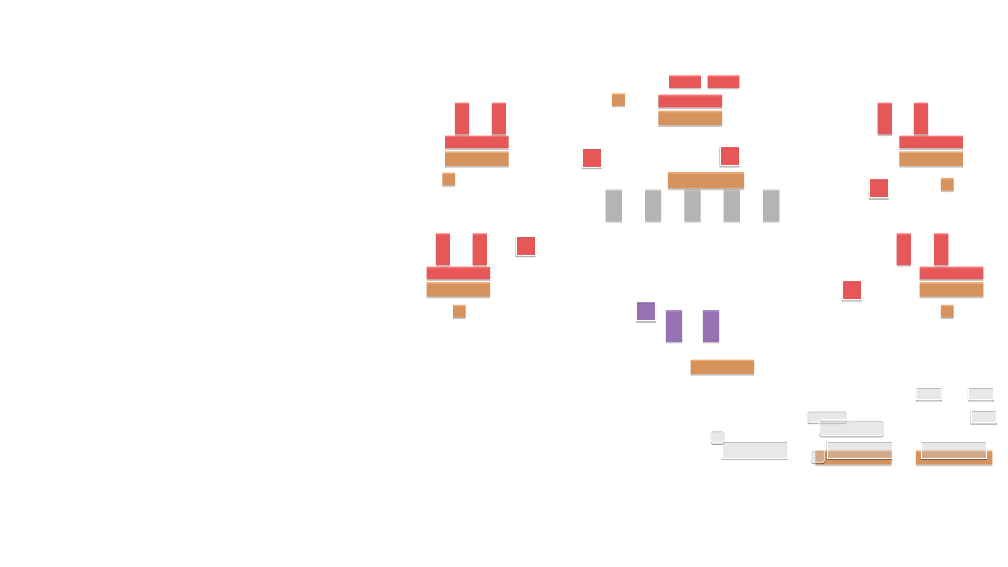
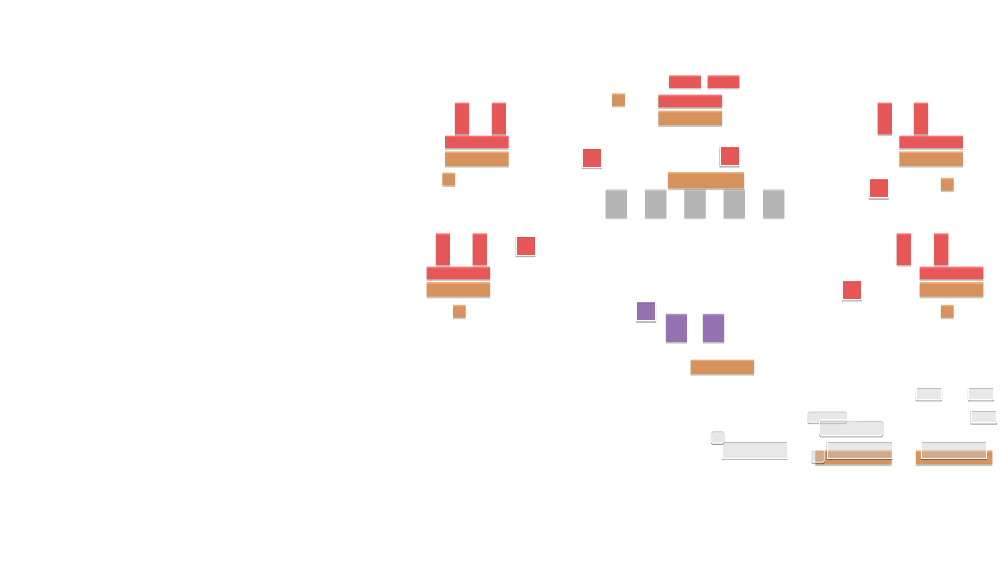
Before and after one commit to terry1013/Alesia, a slide deck: slide 1 of plugins/hero/resources/ps-poker stars.ppt. Drawn at 1008x567 pixels with LibreOffice and Linux fonts; fonts in the diff are those of the drawing; background and template pictures are left out. Boxes give left, top, right and bottom in pixels: in the first picture for what was removed or moved away, otherwise in the second. Text is boxed around its words. In the diff, an @@ line names an element or a change of style, - is before the commit and + after.

```diff
--- a/plugins/hero/resources/ps-poker stars.ppt
+++ b/plugins/hero/resources/ps-poker stars.ppt
@@ rectangle: place and size @@
-rectangle at [606,189,622,221]
+rectangle at [606,189,627,217]
@@ rectangle: place and size @@
-rectangle at [645,189,662,221]
+rectangle at [645,189,667,217]
@@ rectangle: place and size @@
-rectangle at [684,189,701,221]
+rectangle at [684,189,706,217]
@@ rectangle: place and size @@
-rectangle at [724,189,740,221]
+rectangle at [724,189,745,217]
@@ rectangle: place and size @@
-rectangle at [763,189,779,221]
+rectangle at [763,189,784,217]
@@ rectangle: place and size @@
-rectangle at [666,310,682,342]
+rectangle at [666,314,687,342]
@@ rectangle: place and size @@
-rectangle at [703,310,719,342]
+rectangle at [703,314,724,342]
```
Also in this commit, not shown: 7 other files.
